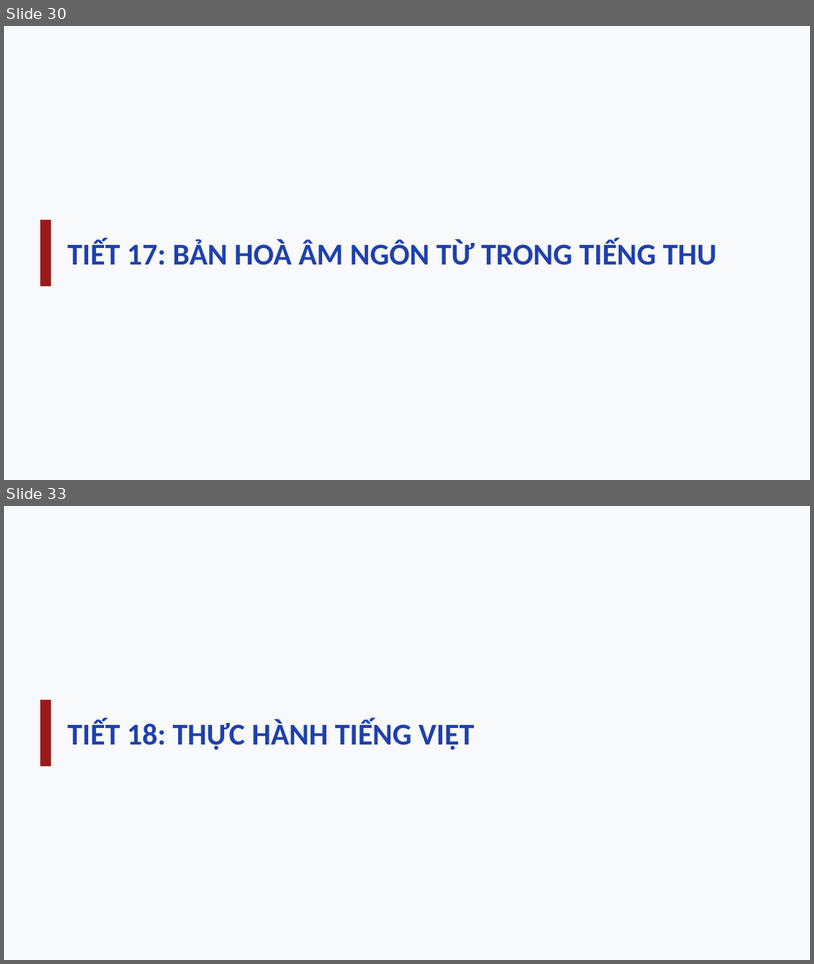
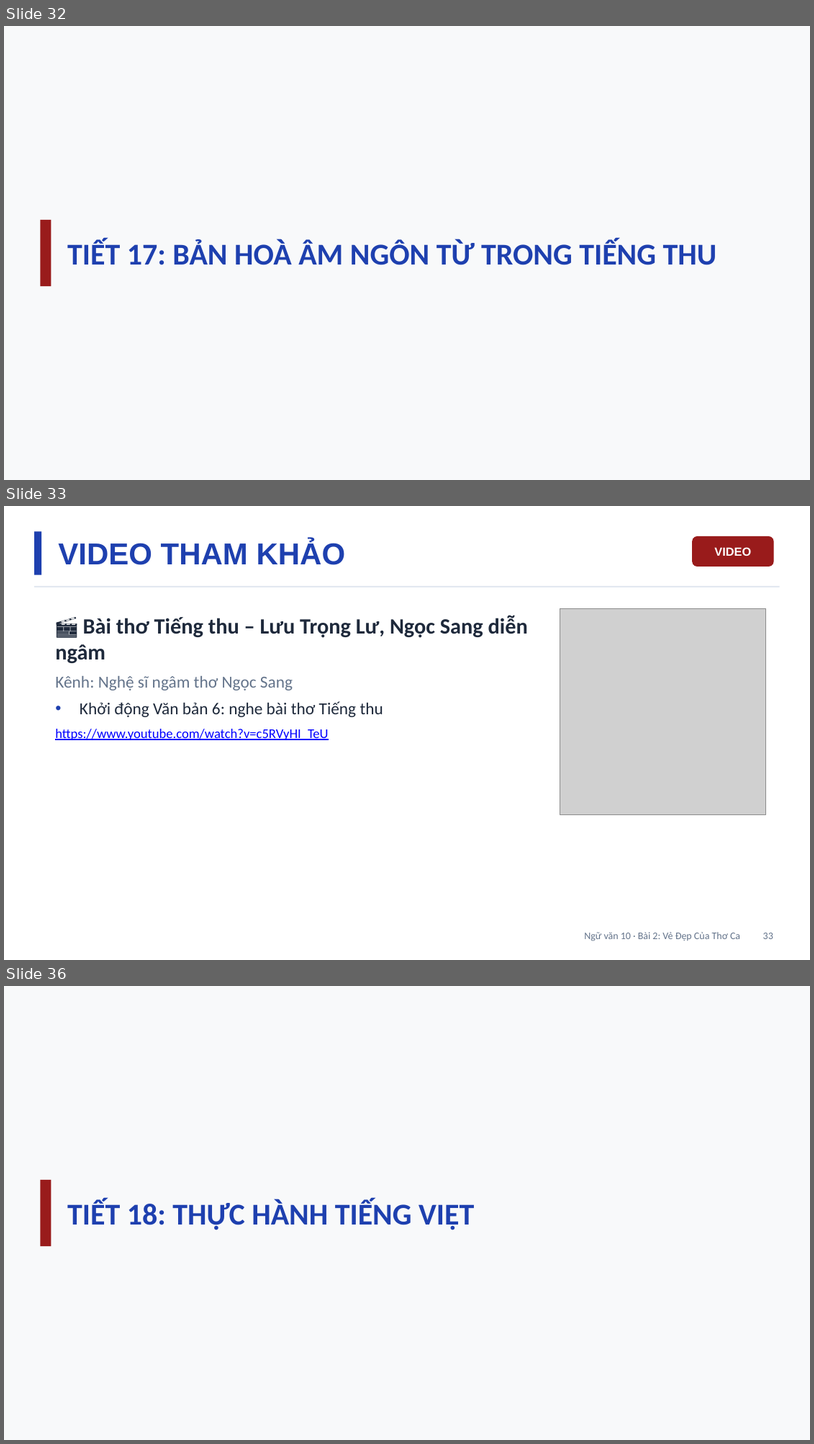
Before and after one commit to Trangtu66/Taode_thi_online, a slide deck: mon/ngu_van/slide/lop10/Slide_NGUVAN10_Bai2_VeDepCuaThoCa_T12-22.pptx. Shown one above the other, each under a label of ours: slides 30 and 33 before the commit, slides 32, 33 and 36 after it; the slides between them are not shown. The pictures are 814x964 and 814x1444 pixels, drawn with LibreOffice and Linux fonts; fonts in the diff are those of the drawing; grey boxes stand for pictures. Boxes give left, top, right and bottom in pixels: in the first picture for what was removed or moved away, otherwise in the second. Text is boxed around its words. In the diff, an @@ line names an element or a change of style, - is before the commit and + after.

```diff
--- a/mon/ngu_van/slide/lop10/Slide_NGUVAN10_Bai2_VeDepCuaThoCa_T12-22.pptx
+++ b/mon/ngu_van/slide/lop10/Slide_NGUVAN10_Bai2_VeDepCuaThoCa_T12-22.pptx
@@ slide 33 added at (4, 506, 810, 960), background #FFFFFF @@
@@ rectangle added at (34, 531, 41, 575), fill #1E40AF @@
@@ text added at (58, 541, 346, 565), 36 pt, text #1E40AF, bold @@
+VIDEO THAM KHẢO
@@ rounded rectangle added at (692, 536, 774, 566), fill #991B1B, 14 pt, text #FFFFFF, bold @@
+VIDEO
@@ rectangle added at (34, 586, 780, 587), fill #E2E8F0 @@
@@ picture added at (561, 609, 766, 815) @@
@@ text added at (55, 615, 528, 740), 20 pt, text #1E293B @@
+🎬 Bài thơ Tiếng thu – Lưu Trọng Lư, Ngọc Sang diễn ngâm
+Kênh: Nghệ sĩ ngâm thơ Ngọc Sang
+• Khởi động Văn bản 6: nghe bài thơ Tiếng thu
+https://www.youtube.com/watch?v=c5RVyHI_TeU
@@ text added at (584, 932, 774, 941), 12 pt, text #64748B @@
+Ngữ văn 10 · Bài 2: Vẻ Đẹp Của Thơ Ca 33
@@ what was slide 30 is now slide 32 @@
@@ what was slide 33 is now slide 36 @@
```
Also in this commit, not shown: 17 slides changed, 2 other slides added, 4 other files.
